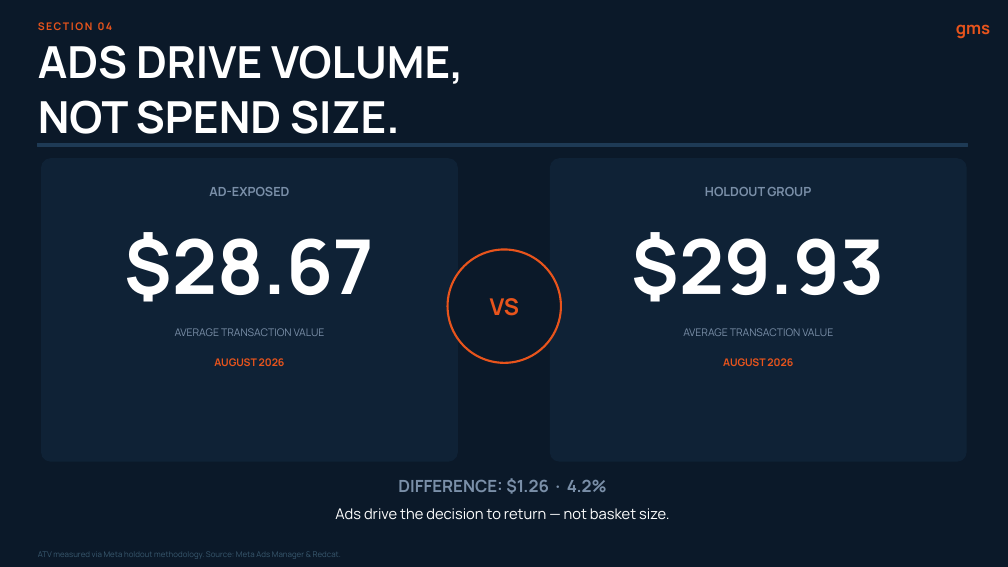
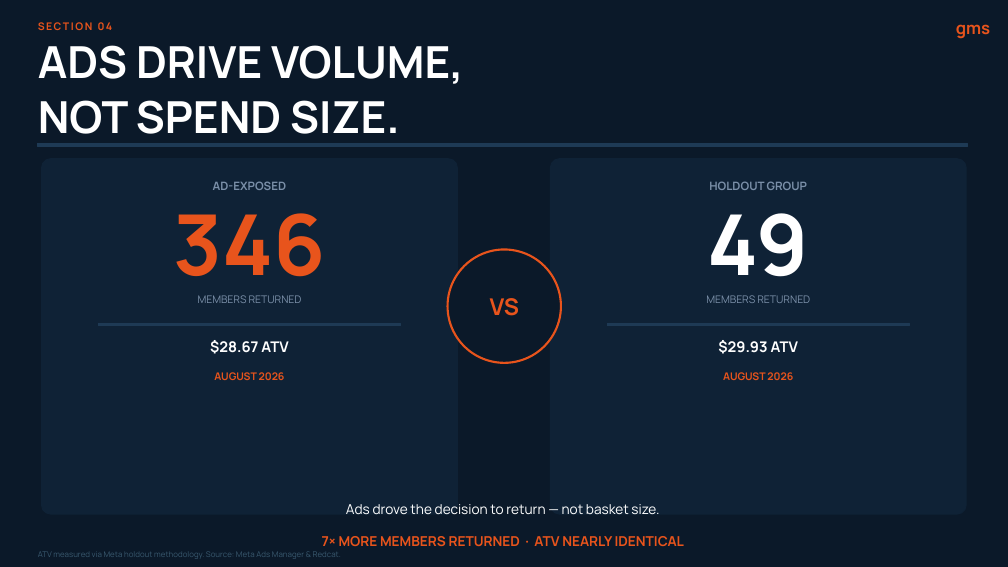
Before and after one commit to joeygattellari7/dashbaord, a slide deck: slide 1 of GMS_Oakberry_ATV_Slide.pptx. Drawn at 1008x567 pixels with LibreOffice and Linux fonts; fonts in the diff are those of the drawing. Boxes give left, top, right and bottom in pixels: in the first picture for what was removed or moved away, otherwise in the second. Text is boxed around its words. In the diff, an @@ line names an element or a change of style, - is before the commit and + after.

```diff
--- a/GMS_Oakberry_ATV_Slide.pptx
+++ b/GMS_Oakberry_ATV_Slide.pptx
@@ text "AD-EXPOSED" at <box>213,181,287,190</box>: size 12 to 11 pt @@
@@ rounded rectangle: place and size @@
-rounded rectangle at <box>42,159,457,461</box>
+rounded rectangle at <box>42,159,457,514</box>
@@ rounded rectangle at <box>42,159,457,514</box>: proportions changed @@
@@ text "HOLDOUT GROUP" at <box>709,181,807,190</box>: size 12 to 11 pt @@
@@ rounded rectangle at <box>551,159,966,514</box>: proportions changed @@
@@ rounded rectangle: place and size @@
-rounded rectangle at <box>551,159,966,461</box>
+rounded rectangle at <box>551,159,966,514</box>
@@ text added at <box>173,213,325,298</box>, 80 pt, text #E8541C, bold @@
+346
@@ text added at <box>708,213,809,298</box>, 80 pt, text #FFFFFF, bold @@
+49
@@ text added at <box>198,295,302,303</box>, 10 pt, text #7A8FA8 @@
+MEMBERS RETURNED
@@ text added at <box>706,295,810,303</box>, 10 pt, text #7A8FA8 @@
+MEMBERS RETURNED
@@ rectangle added at <box>98,324,401,326</box>, fill #1E3A55, outline #1E3A55 1 pt @@
@@ text removed at <box>175,328,325,336</box> @@
-AVERAGE TRANSACTION VALUE
@@ rectangle added at <box>607,324,910,326</box>, fill #1E3A55, outline #1E3A55 1 pt @@
@@ text removed at <box>683,328,833,336</box> @@
-AVERAGE TRANSACTION VALUE
@@ text at <box>210,340,288,354</box>: text changed; size 72 to 14 pt @@
-$28.67
+$28.67 ATV
@@ text at <box>718,340,798,354</box>: text changed; size 72 to 14 pt @@
-$29.93
+$29.93 ATV
@@ text "AUGUST 2026": place and size @@
-text "AUGUST 2026" at <box>214,358,285,366</box>
+text "AUGUST 2026" at <box>214,372,285,380</box>
@@ text "AUGUST 2026": place and size @@
-text "AUGUST 2026" at <box>723,358,793,366</box>
+text "AUGUST 2026" at <box>723,372,793,380</box>
@@ text removed at <box>398,478,607,494</box> @@
-DIFFERENCE: $1.26 · 4.2%
@@ text at <box>346,504,659,515</box>: text changed; size 14 to 13 pt @@
-Ads drive the decision to return — not basket size.
+Ads drove the decision to return — not basket size.
@@ text added at <box>322,536,684,546</box>, 13 pt, text #E8541C, bold @@
+7× MORE MEMBERS RETURNED · ATV NEARLY IDENTICAL
```
Also in this commit, not shown: 1 other file.
